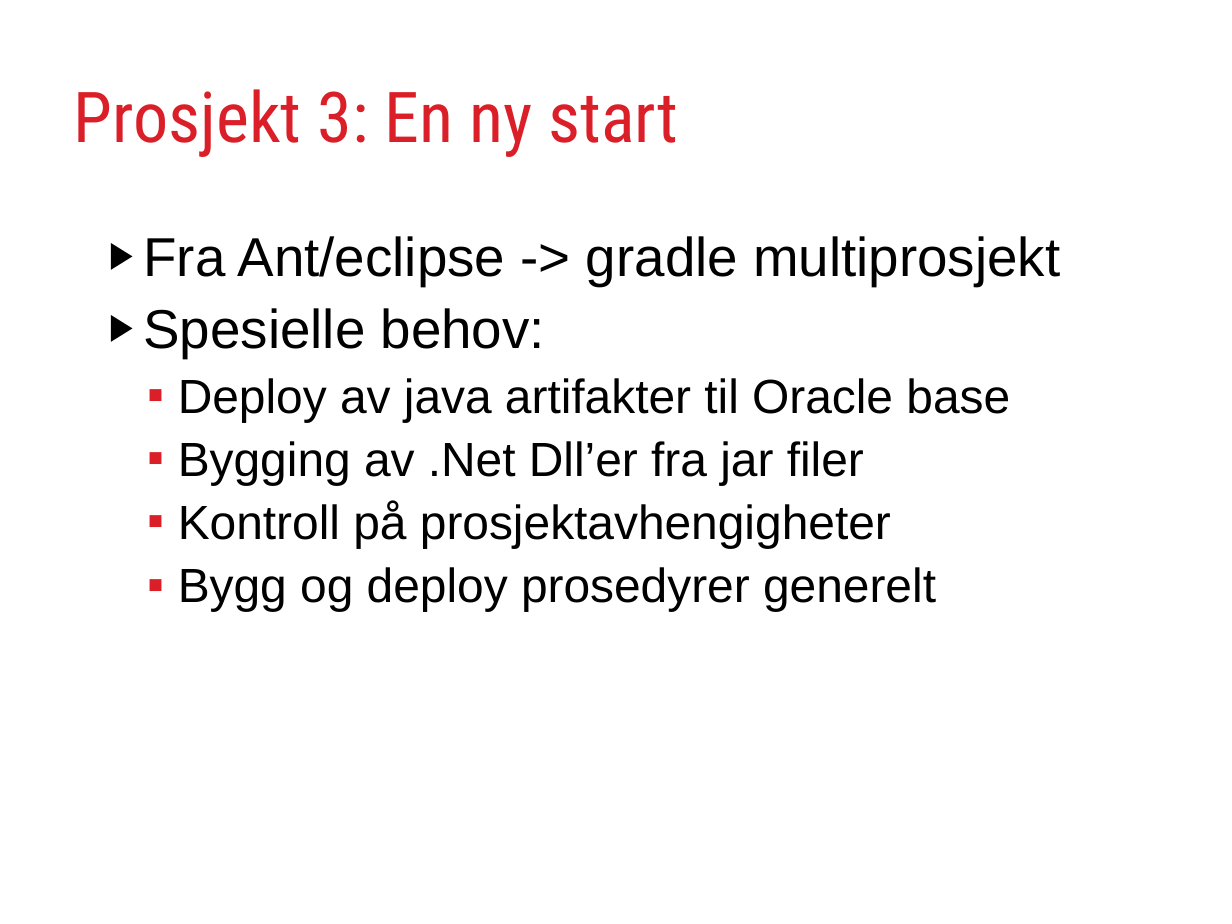
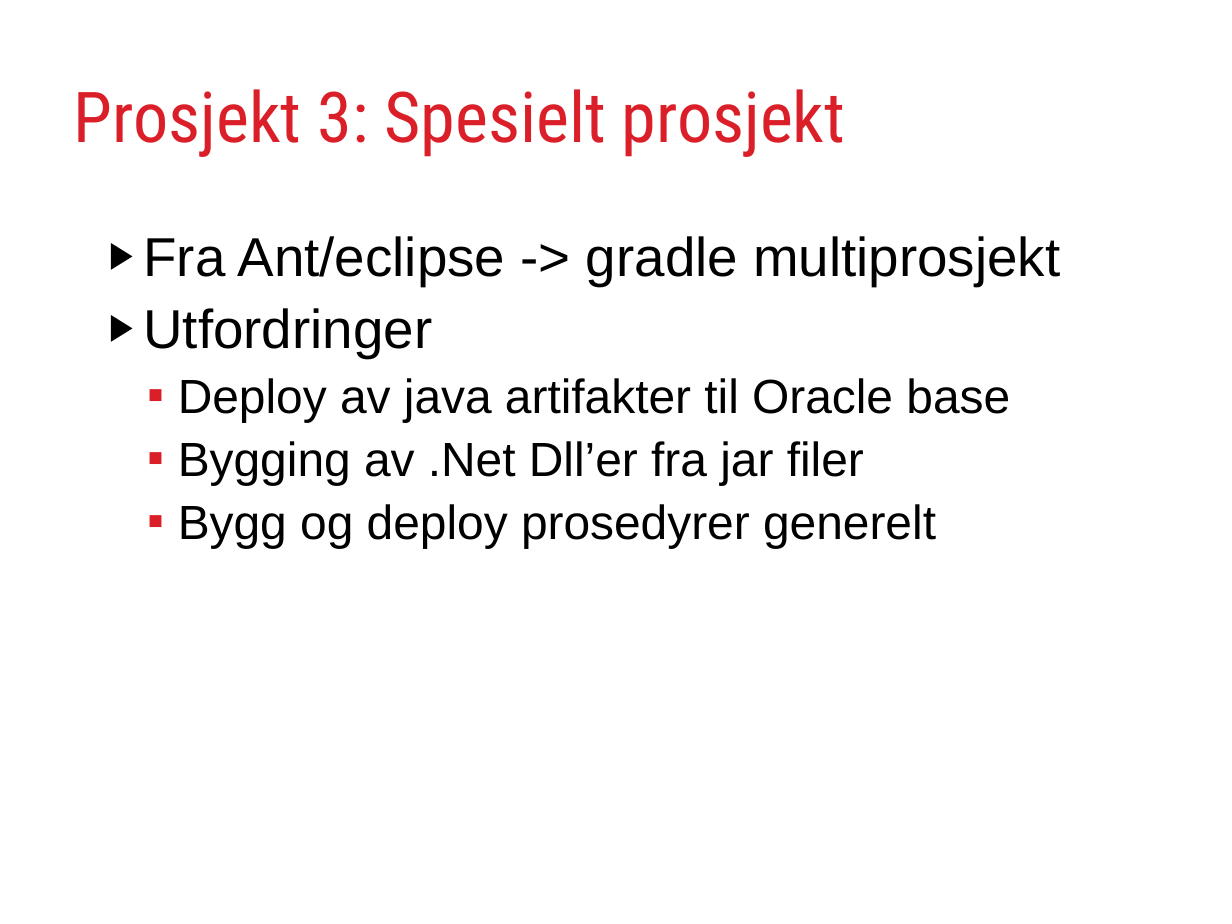
Before and after one commit to rundis/GradleJZ2012, a slide deck: slide 22 of GradleYourBuild.ppt (slide 24 before the commit). Drawn at 1232x924 pixels with LibreOffice and Linux fonts; fonts in the diff are those of the drawing. Boxes give left, top, right and bottom in pixels: in the first picture for what was removed or moved away, otherwise in the second. Text is boxed around its words. In the diff, an @@ line names an element or a change of style, - is before the commit and + after.

```diff
--- a/GradleYourBuild.ppt
+++ b/GradleYourBuild.ppt
@@ title at [74,89,845,157]: text changed @@
-Prosjekt 3: En ny start
+Prosjekt 3: Spesielt prosjekt
@@ text at [143,308,432,358]: text changed @@
-▶ Spesielle behov:
+▶ Utfordringer
@@ text at [178,501,891,548]: paragraph removed @@
-  ▪ Kontroll på prosjektavhengigheter
```
Also in this commit, not shown: 16 other slides changed, 6 slides added, 8 slides removed.
